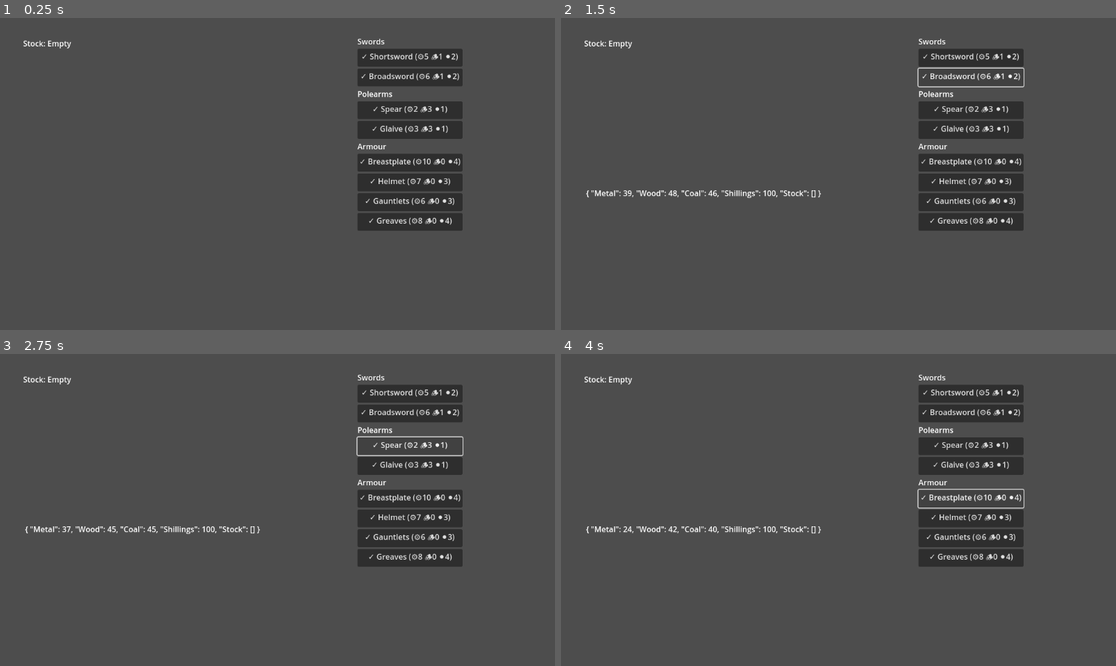
Above: before the commit, frames 1-4 (two rows, left to right).
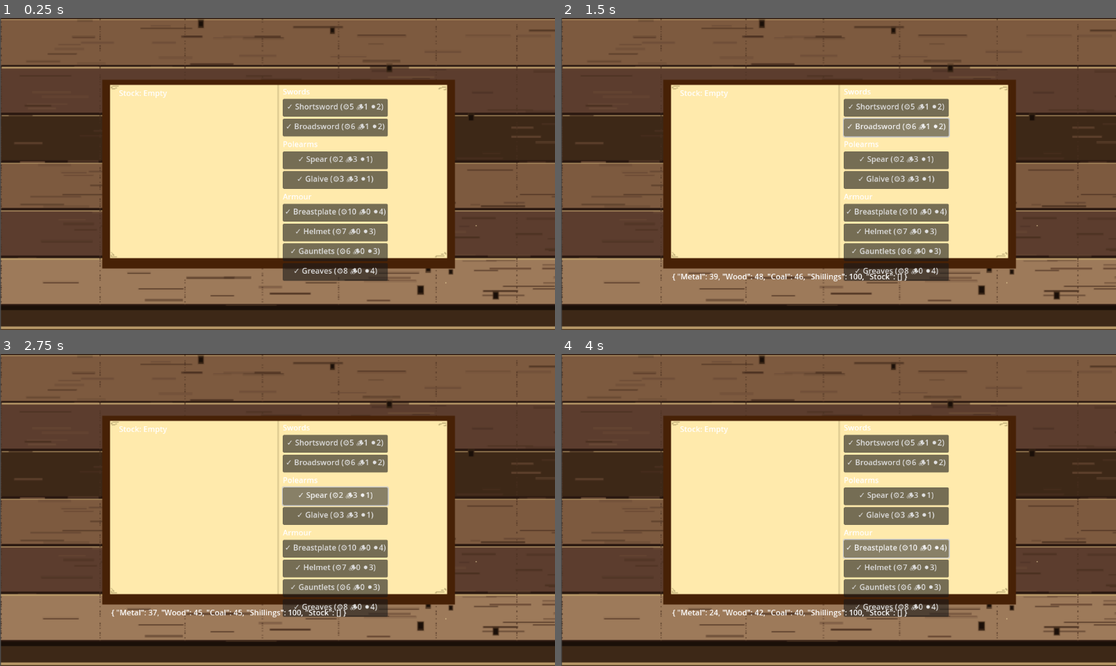
Above: after the commit, the same moments.

Repository: DapperPixelguy/smith
Game: Godot game, scene res://example.tscn
The game is run twice, just before and just after one commit, with the same random seed, the same clock (stepped at 60 frames per second) and the same inputs.
Inputs:
- Up to frame 1 (0.25 s): no input
- Up to frame 2 (1.5 s): click "✓ Shortsword (⚙️5 🪵1 ⚫2)" at 0.5 s; click "✓ Broadsword (⚙️6 🪵1 ⚫2)" at 1.25 s
- Up to frame 3 (2.75 s): click "✓ Spear (⚙️2 🪵3 ⚫1)" at 2 s
- Up to frame 4 (4 s): click "✓ Glaive (⚙️3 🪵3 ⚫1)" at 2.75 s; click "✓ Breastplate (⚙️10 🪵0 ⚫4)" at 3.5 s

The runs differ from the first frame. In frame 1, 100% of the frame differs, in the area x 0-100%, y 0-100%; in frame 2, 100%; in frame 3, 100%; in frame 4, 100%.

Commit message:
Added background

Diff:
--- a/smith/example.tscn
+++ b/smith/example.tscn
@@ -1,24 +1,31 @@
-[gd_scene load_steps=2 format=3 uid="uid://bexuvvfk3kpky"]
+[gd_scene load_steps=3 format=3 uid="uid://bexuvvfk3kpky"]
 
 [ext_resource type="Script" uid="uid://bfquq7xwa4j1t" path="res://UI-Interact.gd" id="1_2jas5"]
+[ext_resource type="Texture2D" uid="uid://dc32hi0ig7uc6" path="res://MainBack-1.png" id="2_n51mc"]
 
 [node name="Node2D" type="Node2D"]
 script = ExtResource("1_2jas5")
 
 [node name="VBoxContainer" type="VBoxContainer" parent="."]
-offset_left = 742.0
-offset_top = 37.0
-offset_right = 782.0
-offset_bottom = 77.0
+offset_left = 587.0
+offset_top = 141.0
+offset_right = 627.0
+offset_bottom = 181.0
 
 [node name="StockVboxContainer" type="VBoxContainer" parent="."]
-offset_left = 48.0
-offset_top = 41.0
-offset_right = 88.0
-offset_bottom = 81.0
+offset_left = 247.0
+offset_top = 144.0
+offset_right = 287.0
+offset_bottom = 184.0
 
 [node name="Label" type="Label" parent="."]
-offset_left = 52.0
-offset_top = 352.0
-offset_right = 92.0
-offset_bottom = 375.0
+offset_left = 231.0
+offset_top = 525.0
+offset_right = 271.0
+offset_bottom = 548.0
+
+[node name="MainBack1" type="Sprite2D" parent="."]
+show_behind_parent = true
+position = Vector2(577.3333, 324.25)
+scale = Vector2(1.7986112, 1.7986113)
+texture = ExtResource("2_n51mc")
Binary file added: smith/MainBack-1.png
Not shown, added: smith/MainBack-1.png.import
